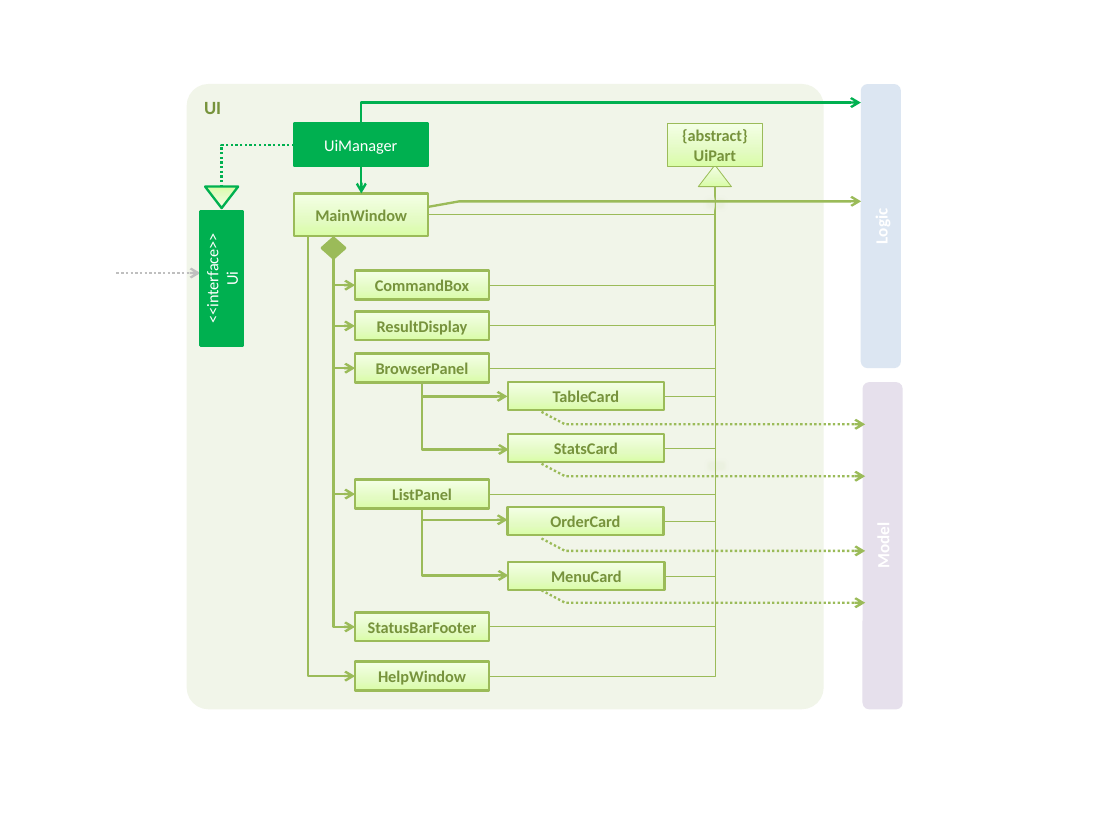
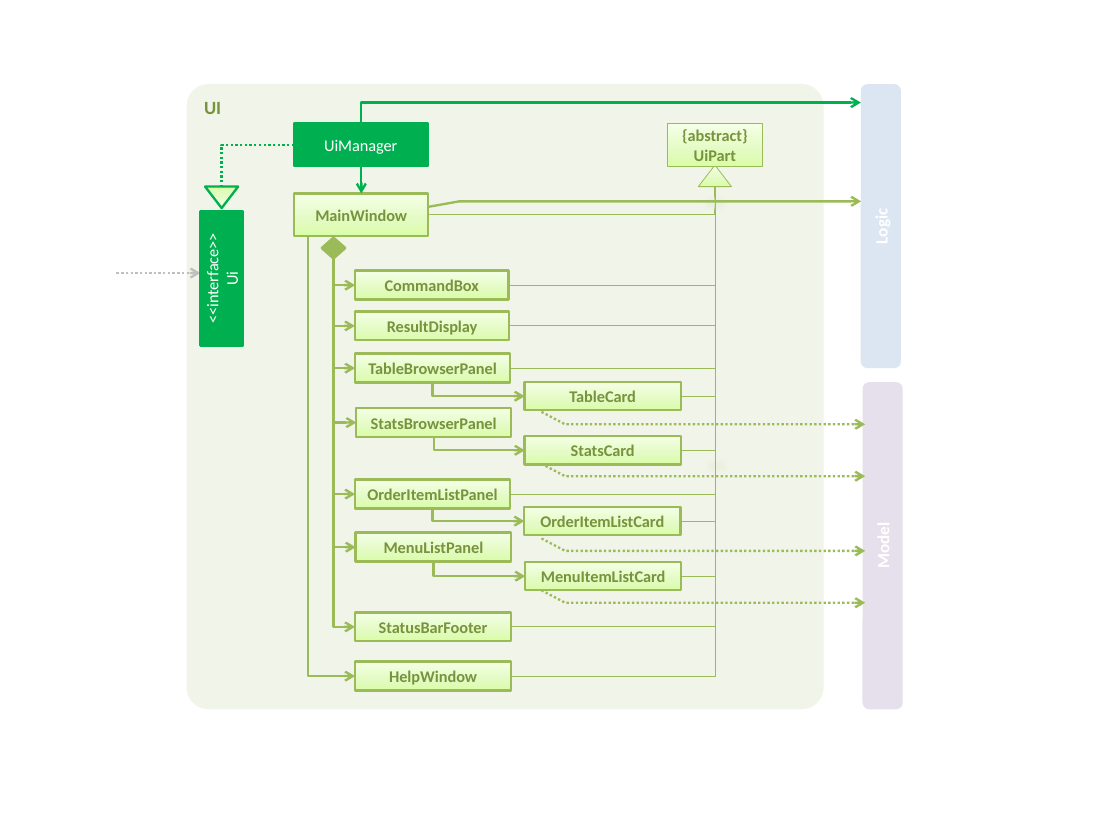
Before and after one commit to nus-cs2103-AY1819S2/addressbook-level4, a slide deck: slide 1 of docs/diagrams/UiComponentClassDiagram.pptx. Drawn at 1120x840 pixels with LibreOffice and Linux fonts; fonts in the diff are those of the drawing. Boxes give left, top, right and bottom in pixels: in the first picture for what was removed or moved away, otherwise in the second. Text is boxed around its words. In the diff, an @@ line names an element or a change of style, - is before the commit and + after.

```diff
--- a/docs/diagrams/UiComponentClassDiagram.pptx
+++ b/docs/diagrams/UiComponentClassDiagram.pptx
@@ elbow line moved from (715, 187) - (489, 286) to (715, 187) - (508, 286) @@
@@ elbow line moved from (715, 187) - (489, 494) to (715, 187) - (510, 494) @@
@@ elbow line moved from (489, 326) - (715, 187) to (510, 326) - (715, 187) @@
@@ elbow line moved from (715, 187) - (489, 368) to (715, 187) - (511, 368) @@
@@ elbow line moved from (715, 187) - (664, 576) to (715, 187) - (681, 576) @@
@@ elbow line moved from (715, 187) - (663, 521) to (715, 187) - (681, 521) @@
@@ elbow line moved from (715, 187) - (664, 396) to (715, 187) - (681, 396) @@
@@ elbow line moved from (715, 187) - (664, 448) to (715, 187) - (681, 450) @@
@@ elbow arrow added from (334, 258) to (356, 548), #9BBB59 1.5 pt @@
@@ elbow arrow added from (334, 258) to (356, 422), #9BBB59 1.5 pt @@
@@ rectangle "CommandBox": place and size @@
-rectangle "CommandBox" at <box>355,271,489,300</box>
+rectangle "CommandBox" at <box>355,271,508,300</box>
@@ rectangle "ResultDisplay": place and size @@
-rectangle "ResultDisplay" at <box>355,311,489,340</box>
+rectangle "ResultDisplay" at <box>355,311,510,340</box>
@@ rectangle "TableBrowserPanel": place and size @@
-rectangle "TableBrowserPanel" at <box>355,354,489,383</box>
+rectangle "TableBrowserPanel" at <box>355,354,510,383</box>
@@ elbow line moved from (715, 334) - (489, 676) to (715, 334) - (511, 676) @@
@@ elbow line moved from (715, 334) - (489, 627) to (715, 334) - (511, 627) @@
@@ text in rectangle at <box>368,362,497,374</box>: text changed @@
-BrowserPanel
+TableBrowserPanel
@@ elbow arrow moved from (422, 383) - (507, 396) to (432, 383) - (524, 396) @@
@@ rectangle added at <box>356,408,511,437</box>, fill gradient #DAFDA7 to #E4FCC2 to #F5FFE7, outline #9BBB59 1.5 pt, 10.5 pt, text #77933C, bold @@
+StatsBrowserPanel
@@ elbow arrow moved from (422, 383) - (508, 449) to (433, 437) - (524, 450) @@
@@ rectangle "StatsCard": place and size @@
-rectangle "StatsCard" at <box>507,433,663,461</box>
+rectangle "StatsCard" at <box>524,436,680,464</box>
@@ rectangle "OrderItemListPanel": place and size @@
-rectangle "OrderItemListPanel" at <box>355,479,489,508</box>
+rectangle "OrderItemListPanel" at <box>355,479,510,508</box>
@@ text in rectangle at <box>367,488,497,500</box>: text changed @@
-ListPanel
+OrderItemListPanel
@@ elbow arrow moved from (422, 508) - (507, 520) to (432, 508) - (524, 521) @@
@@ rectangle added at <box>356,533,512,562</box>, fill gradient #DAFDA7 to #E4FCC2 to #F5FFE7, outline #9BBB59 1.5 pt, 10.5 pt, text #77933C, bold @@
+MenuListPanel
@@ text in rectangle at <box>540,515,664,527</box>: text changed @@
-OrderCard
+OrderItemListCard
@@ elbow arrow moved from (422, 508) - (508, 576) to (433, 561) - (525, 576) @@
@@ 3 rectangles: place and size @@
-3 rectangles at <box>507,382,664,590</box>
+3 rectangles at <box>524,382,681,590</box>
@@ text in rectangle at <box>541,570,665,582</box>: text changed @@
-MenuCard
+MenuItemListCard
@@ rectangle "StatusBarFooter": place and size @@
-rectangle "StatusBarFooter" at <box>355,613,489,642</box>
+rectangle "StatusBarFooter" at <box>355,613,511,642</box>
@@ rectangle "HelpWindow": place and size @@
-rectangle "HelpWindow" at <box>355,662,489,691</box>
+rectangle "HelpWindow" at <box>355,662,511,691</box>
```
Also in this commit, not shown: 1 other file.
